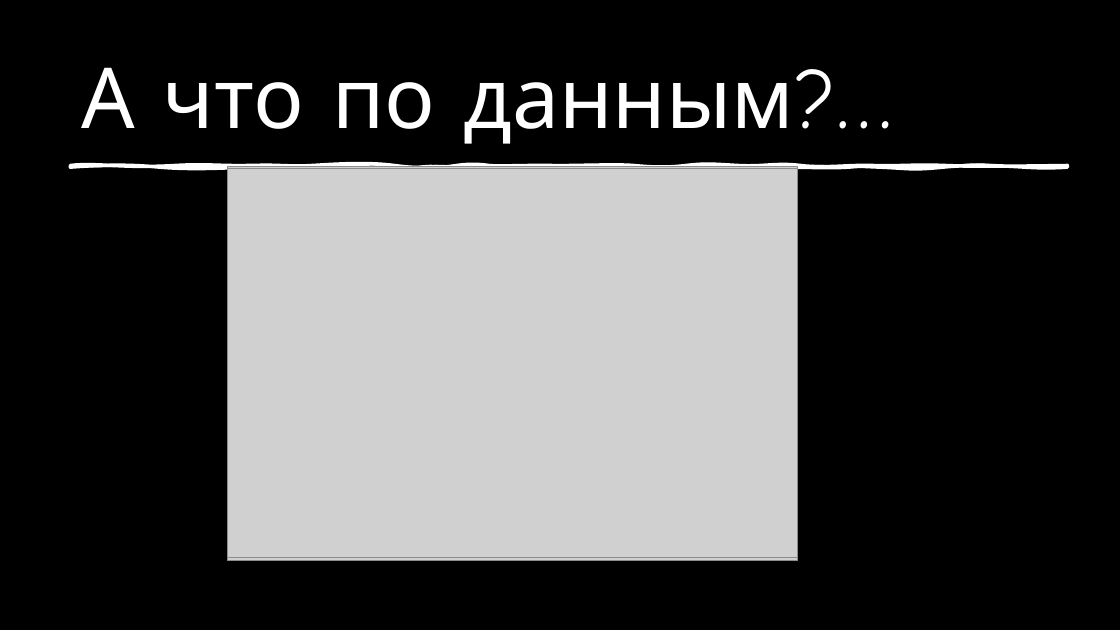
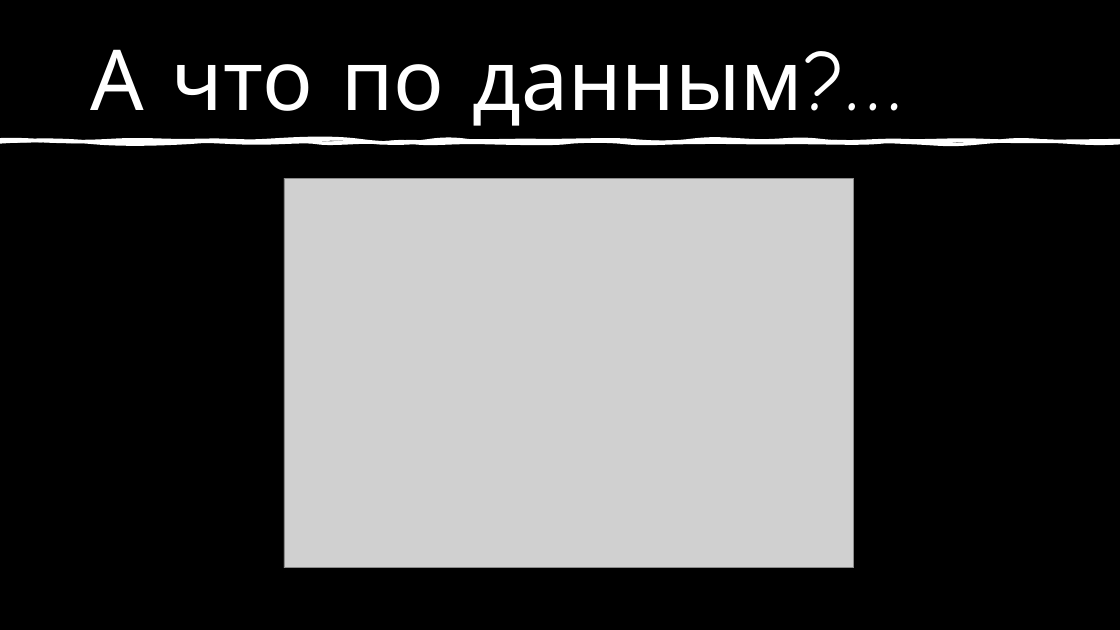
Before and after one commit to nastosinka/oops_trap, a slide deck: slide 5 of docs/Oopps!Trap!.pptx. Drawn at 1120x630 pixels with LibreOffice and Linux fonts; fonts in the diff are those of the drawing; grey boxes stand for pictures; background and template pictures are left out. Boxes give left, top, right and bottom in pixels: in the first picture for what was removed or moved away, otherwise in the second. Text is boxed around its words. In the diff, an @@ line names an element or a change of style, - is before the commit and + after.

```diff
--- a/docs/Oopps!Trap!.pptx
+++ b/docs/Oopps!Trap!.pptx
@@ title "А что по данным?…": place and size @@
-title "А что по данным?…" at box(81, 67, 794, 144)
+title "А что по данным?…" at box(90, 49, 803, 126)
@@ freeform shape: place and size @@
-freeform shape at box(71, 163, 1068, 168)
+freeform shape at box(0, 138, 1120, 144)
@@ freeform shape: place and size @@
-freeform shape at box(71, 164, 1068, 169)
+freeform shape at box(0, 139, 1120, 145)
@@ picture removed at box(228, 168, 797, 558) @@
@@ picture: place and size @@
-picture at box(228, 166, 797, 560)
+picture at box(284, 178, 854, 568)
```
Also in this commit, not shown: 5 other slides changed, 2 slides added.
